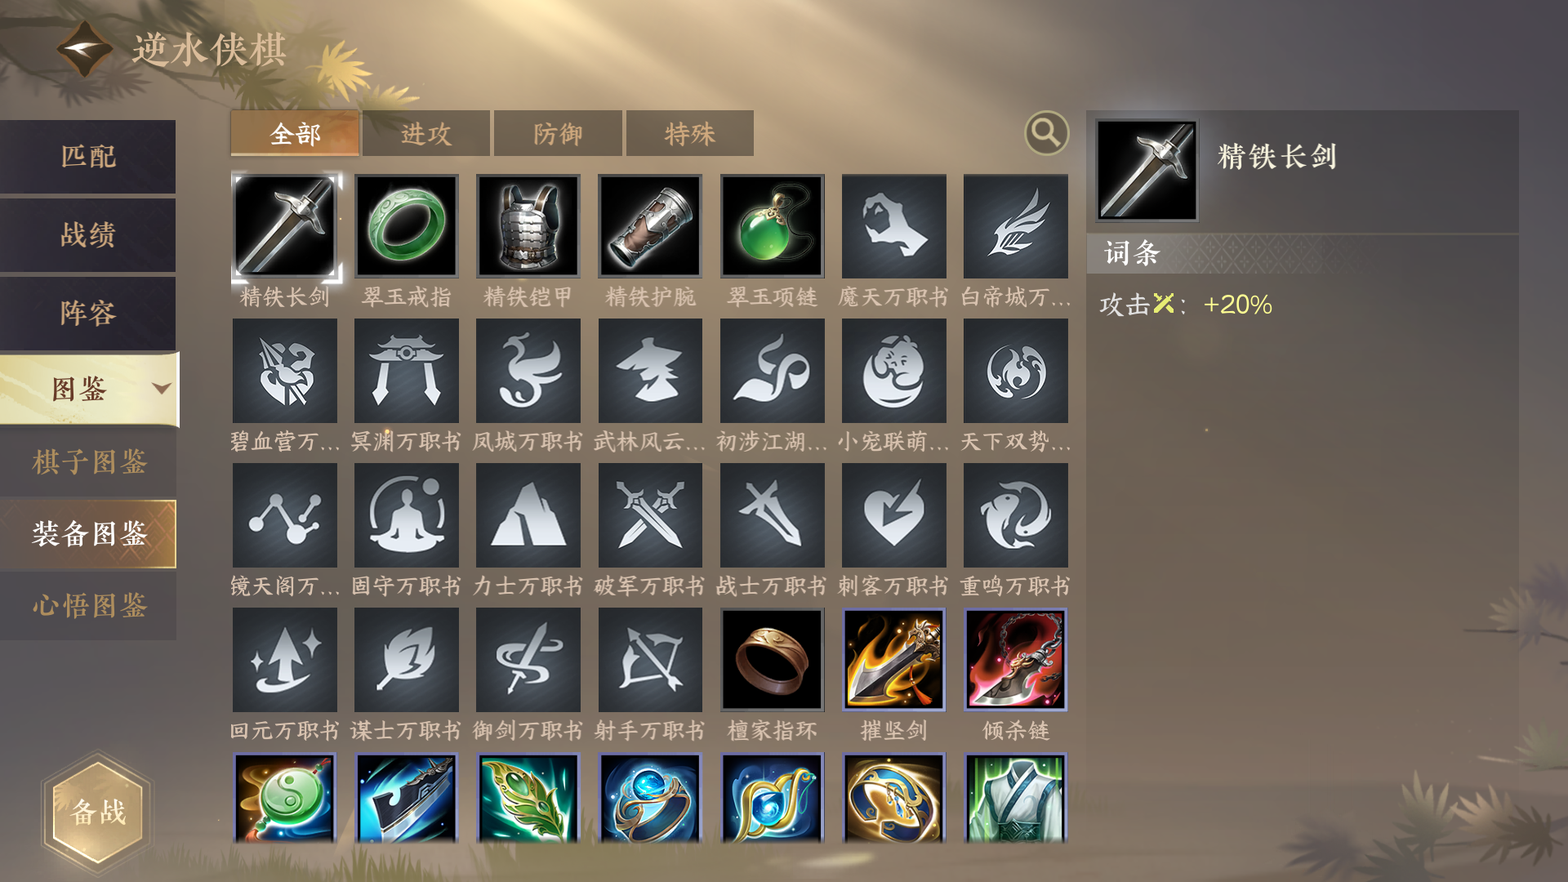
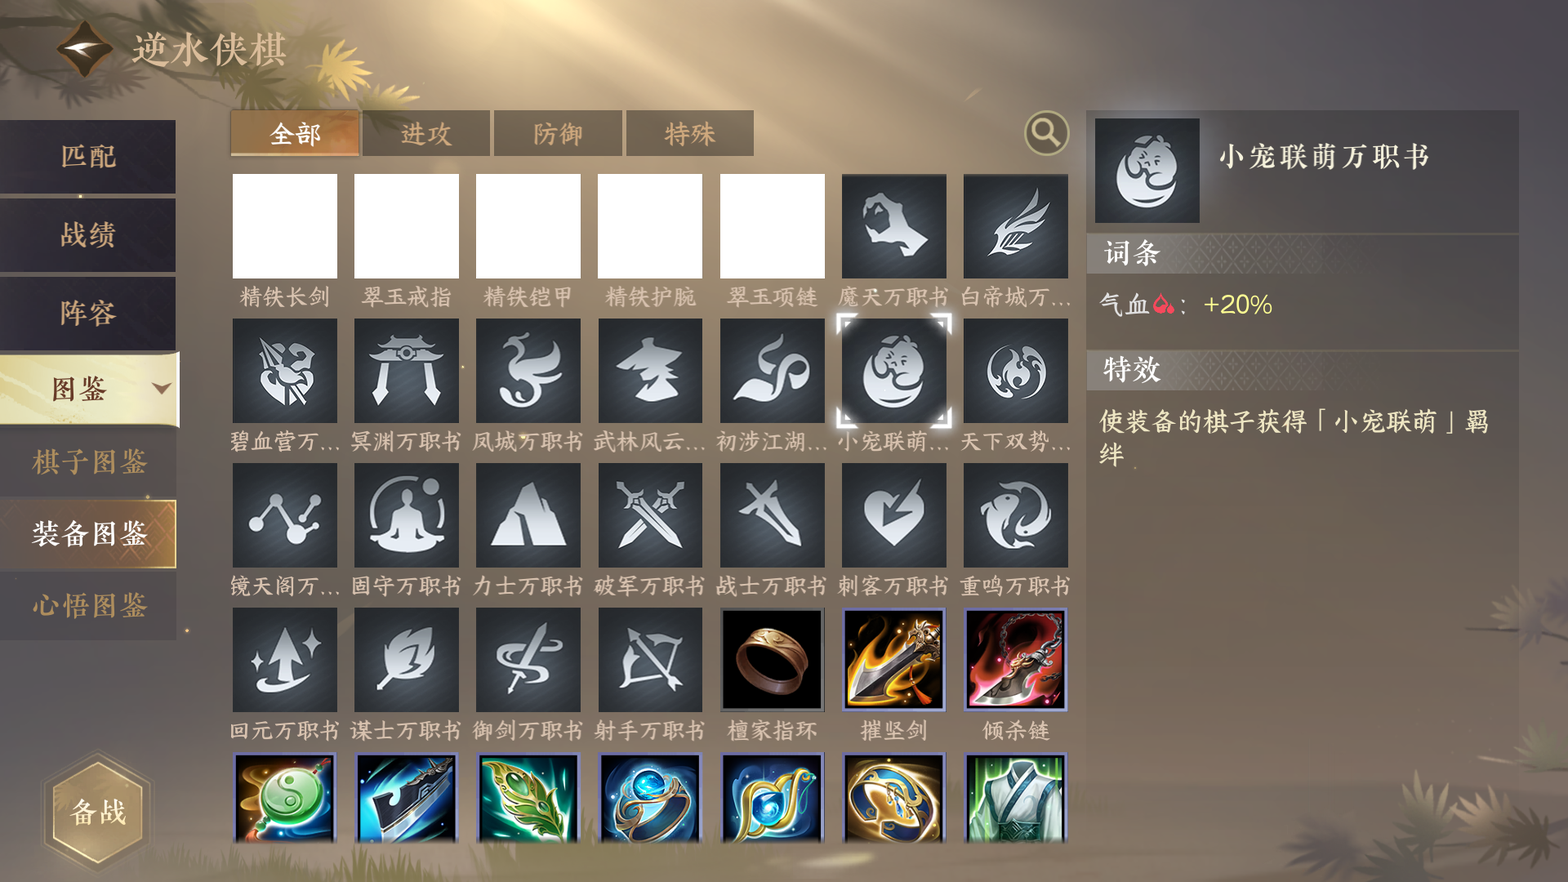
Layered file, before and after one edit (1568×882). Changes by layer:
added layer "Layer 1" above "Background" over [0, 0, 1568, 882]